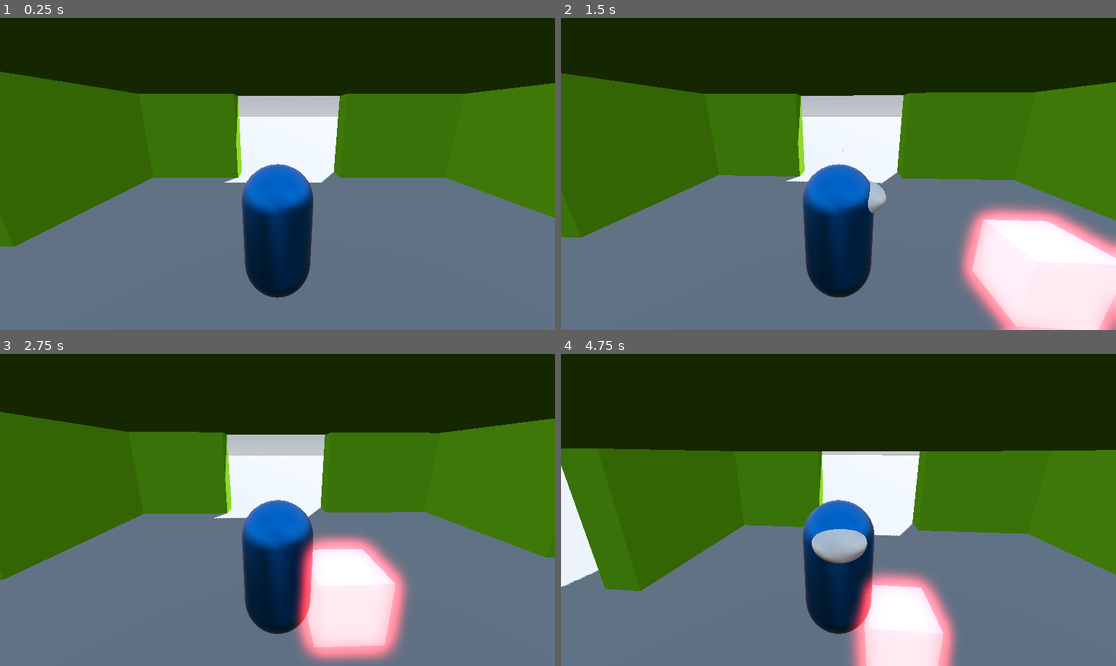
Above: before the commit, frames 1-4 (two rows, left to right).
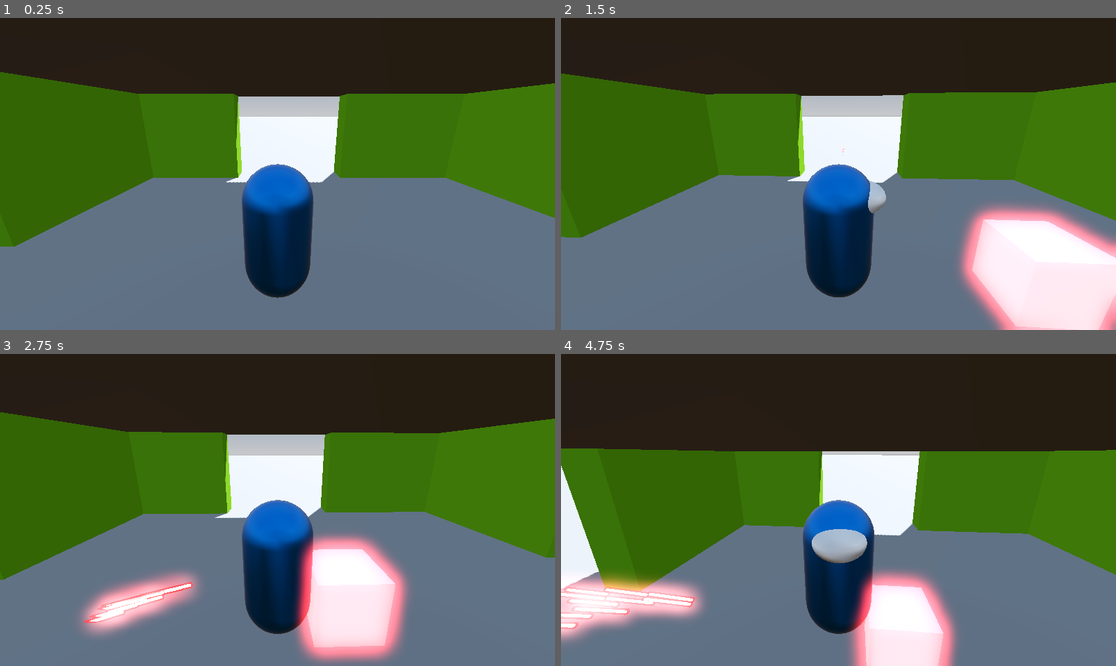
Above: after the commit, the same moments.

Repository: ArmanAmeri/3d-intro
Game: Godot game, scene res://Scenes/main.tscn
The game is run twice, just before and just after one commit, with the same random seed, the same clock (stepped at 60 frames per second) and the same inputs.
Inputs (mouse positions are in pixels of both pictures, inside the frame that each line leads up to):
- Up to frame 1 (0.25 s): no input
- Up to frame 2 (1.5 s): tap Enter (ui_accept) at 0.5, 0.77 s; move the mouse to (866, 174) at 0.52 s; tap A (a) at 0.6 s; tap D (d) at 0.8, 1.35 s; move the mouse to (810, 174) at 1.27 s
- Up to frame 3 (2.75 s): tap Enter (ui_accept) at 1.52 s; tap S (s) at 1.55, 2.1 s; move the mouse to (288, 503) at 2.02 s; tap W (w) at 2.3 s
- Up to frame 4 (4.75 s): move the mouse to (832, 516) at 2.77 s; tap W (w) at 2.85 s; tap Enter (ui_accept) at 3.02, 3.77, 4.52 s; tap A (a) at 3.05, 3.6 s; move the mouse to (877, 513) at 3.52 s; tap D (d) at 3.8, 4.35 s; move the mouse to (794, 506) at 4.27 s; tap S (s) at 4.55 s

The runs differ from the first frame. In frame 1, less than 0.1% of the frame differs, in the area x 0-100%, y 17-53%; in frame 2, less than 0.1%; in frame 3, 2.8%; in frame 4, 4.0%, in the area x 0-99%, y 30-93%.

Commit message:
Spawner init

Diff:
--- a/Scenes/main.tscn
+++ b/Scenes/main.tscn
@@ -1,8 +1,9 @@
-[gd_scene load_steps=9 format=3 uid="uid://dihy6wuibgplv"]
+[gd_scene load_steps=11 format=3 uid="uid://dihy6wuibgplv"]
 
 [ext_resource type="PackedScene" uid="uid://buce3731mh8jo" path="res://Scenes/player.tscn" id="1_al1kw"]
 [ext_resource type="PackedScene" uid="uid://diiu8sy85tg4f" path="res://Scenes/anemy.tscn" id="3_45jyr"]
 [ext_resource type="PackedScene" uid="uid://bo4qc0s6sn8hr" path="res://Scenes/rangad_anamey.tscn" id="3_mgvyx"]
+[ext_resource type="PackedScene" uid="uid://bequanpoqt731" path="res://Scenes/spawner.tscn" id="4_qkdoh"]
 
 [sub_resource type="ProceduralSkyMaterial" id="ProceduralSkyMaterial_psyh5"]
 sky_horizon_color = Color(0.64625, 0.65575, 0.67075, 1)
@@ -24,6 +25,9 @@
 [sub_resource type="StandardMaterial3D" id="StandardMaterial3D_s8lxt"]
 albedo_color = Color(0.423047, 0.714985, 1.92523e-07, 1)
 
+[sub_resource type="BoxShape3D" id="BoxShape3D_qebwi"]
+size = Vector3(1, 1, 9.37329)
+
 [node name="Main" type="Node3D"]
 
 [node name="WorldEnvironment" type="WorldEnvironment" parent="."]
@@ -44,6 +48,41 @@
 collision_layer = 2
 collision_mask = 0
 size = Vector3(1000, 1, 1000)
+
+[node name="celing" type="CSGBox3D" parent="NavigationRegion3D"]
+transform = Transform3D(1, 0, 0, 0, 1, 0, 0, 0, 1, 1.00194, 3.97586, 0.510231)
+use_collision = true
+collision_layer = 2
+collision_mask = 0
+size = Vector3(14.8906, 1, 15.0527)
+
+[node name="stair" type="CSGBox3D" parent="."]
+transform = Transform3D(1, 0, 0, 0, 1, 0, 0, 0, 1, -7.52883, 3.23531, 5.44723)
+use_collision = true
+collision_layer = 2
+collision_mask = 0
+size = Vector3(2, 1, 4)
+
+[node name="stair2" type="CSGBox3D" parent="."]
+transform = Transform3D(1, 0, 0, 0, 1, 0, 0, 0, 1, -9.54369, 2.33908, 5.44723)
+use_collision = true
+collision_layer = 2
+collision_mask = 0
+size = Vector3(2, 1, 4)
+
+[node name="stair3" type="CSGBox3D" parent="."]
+transform = Transform3D(1, 0, 0, 0, 1, 0, 0, 0, 1, -11.5472, 1.36703, 5.44723)
+use_collision = true
+collision_layer = 2
+collision_mask = 0
+size = Vector3(2, 1, 4)
+
+[node name="stair4" type="CSGBox3D" parent="."]
+transform = Transform3D(1, 0, 0, 0, 1, 0, 0, 0, 1, -13.5487, 0.49908, 5.44723)
+use_collision = true
+collision_layer = 2
+collision_mask = 0
+size = Vector3(2, 1, 4)
 
 [node name="RangadAnamey" parent="." instance=ExtResource("3_mgvyx")]
 transform = Transform3D(1, 0, 0, 0, 1, 0, 0, 0, 1, 0, 0.73027, 19.1031)
@@ -109,21 +148,6 @@
 size = Vector3(5.41162, 4, 1)
 material = SubResource("StandardMaterial3D_s8lxt")
 
-[node name="Wall15" type="CSGBox3D" parent="Walls"]
-transform = Transform3D(-4.37114e-08, 0, -1, 0, 1, 0, 1, 0, -4.37114e-08, -10.5663, -0.982019, 6.16107)
-size = Vector3(3.56873, 4, 1)
-material = SubResource("StandardMaterial3D_s8lxt")
-
-[node name="Wall16" type="CSGBox3D" parent="Walls"]
-transform = Transform3D(-4.37114e-08, 0, -1, 0, 1, 0, 1, 0, -4.37114e-08, -9.1749, 0.999642, 6.16107)
-size = Vector3(3.56873, 1.67859, 1.79297)
-material = SubResource("StandardMaterial3D_s8lxt")
-
-[node name="Wall17" type="CSGBox3D" parent="Walls"]
-transform = Transform3D(-4.37114e-08, 0, -1, 0, 1, 0, 1, 0, -4.37114e-08, -7.30163, 2.06437, 6.16107)
-size = Vector3(3.56873, 3.80804, 1.93408)
-material = SubResource("StandardMaterial3D_s8lxt")
-
 [node name="Wall4" type="CSGBox3D" parent="Walls"]
 transform = Transform3D(1, 0, 0, 0, 1, 0, 0, 0, 1, -3.12618, 2, 7.51096)
 size = Vector3(4.75586, 4, 1)
@@ -139,10 +163,13 @@
 size = Vector3(3.2666, 4, 1)
 material = SubResource("StandardMaterial3D_s8lxt")
 
-[node name="celing" type="CSGBox3D" parent="Walls"]
-transform = Transform3D(1, 0, 0, 0, -4.37114e-08, 1, 0, -1, -4.37114e-08, 0.95085, 4.5, 0.481711)
-size = Vector3(14.9194, 14.9472, 1)
-material = SubResource("StandardMaterial3D_s8lxt")
-
 [node name="anemy" parent="." instance=ExtResource("3_45jyr")]
 transform = Transform3D(1, 0, 0, 0, 1, 0, 0, 0, 1, 6.14508, 1.30071, 0)
+
+[node name="Spawner" parent="." instance=ExtResource("4_qkdoh")]
+transform = Transform3D(1, 0, 0, 0, 1, 0, 0, 0, 1, 25.525, 7.64634, 0)
+scene_to_spawn = ExtResource("3_mgvyx")
+
+[node name="CollisionShape3D" type="CollisionShape3D" parent="Spawner"]
+transform = Transform3D(1, 0, 0, 0, 1, 0, 0, 0, 1, 0, 0, 0.234985)
+shape = SubResource("BoxShape3D_qebwi")
--- /dev/null
+++ b/Scenes/spawner.tscn
@@ -0,0 +1,6 @@
+[gd_scene load_steps=2 format=3 uid="uid://bequanpoqt731"]
+
+[ext_resource type="Script" path="res://Scripts/spawner.gd" id="1_jysat"]
+
+[node name="Spawner" type="Area3D"]
+script = ExtResource("1_jysat")
--- a/Scripts/player.gd
+++ b/Scripts/player.gd
@@ -67,8 +67,8 @@
 	pitch_pivot.rotate_x(pitch_input)
 	pitch_pivot.rotation.x = clamp(
 		pitch_pivot.rotation.x,
-		-0.5,
-		0.5
+		-1,
+		1
 	)
 	twist_input = 0.0
 	pitch_input = 0.0
--- a/Scripts/projectile_basic.gd
+++ b/Scripts/projectile_basic.gd
@@ -4,7 +4,7 @@
 
 @onready var remote_transform: RemoteTransform3D = RemoteTransform3D.new()
 
-var damage: int = 15
+var damage: int = 20
 
 func _physics_process(delta: float) -> void:
 	position += global_basis * Vector3.FORWARD * speed * delta
--- /dev/null
+++ b/Scripts/spawner.gd
@@ -0,0 +1,55 @@
+extends Area3D
+
+@export var scene_to_spawn: PackedScene
+@export var spawn_count: int = 10
+
+var rng = RandomNumberGenerator.new()
+
+func _ready():
+	rng.randomize()
+	spawn_random_instances()
+
+func spawn_random_instances():
+	if scene_to_spawn == null:
+		push_error("No scene assigned to 'scene_to_spawn'.")
+		return
+
+	var collision_shape = get_node("CollisionShape3D") as CollisionShape3D
+	if collision_shape == null:
+		push_error("No CollisionShape3D found.")
+		return
+
+	var shape = collision_shape.shape
+	if shape == null:
+		push_error("CollisionShape3D has no shape assigned.")
+		return
+
+	var area_transform = global_transform
+
+	for i in spawn_count:
+		var instance = scene_to_spawn.instantiate()
+		var local_position = Vector3.ZERO
+
+		if shape is BoxShape3D:
+			var extents = shape.size * 0.5
+			local_position = Vector3(
+				rng.randf_range(-extents.x, extents.x),
+				rng.randf_range(-extents.y, extents.y),
+				rng.randf_range(-extents.z, extents.z)
+			)
+		elif shape is SphereShape3D:
+			var radius = shape.radius
+			var direction = Vector3(
+				rng.randf_range(-1.0, 1.0),
+				rng.randf_range(-1.0, 1.0),
+				rng.randf_range(-1.0, 1.0)
+			).normalized()
+			var distance = rng.randf_range(0.0, radius)
+			local_position = direction * distance
+		else:
+			push_error("Unsupported shape type for spawning.")
+			continue
+
+		var global_position = area_transform.origin + area_transform.basis * local_position
+		instance.global_transform.origin = global_position
+		add_child(instance)
Not shown: 1 places in Scenes/bullet.tscn that only renumber resources
Not shown: 1 places in Scenes/rangad_anamey.tscn that only renumber resources
